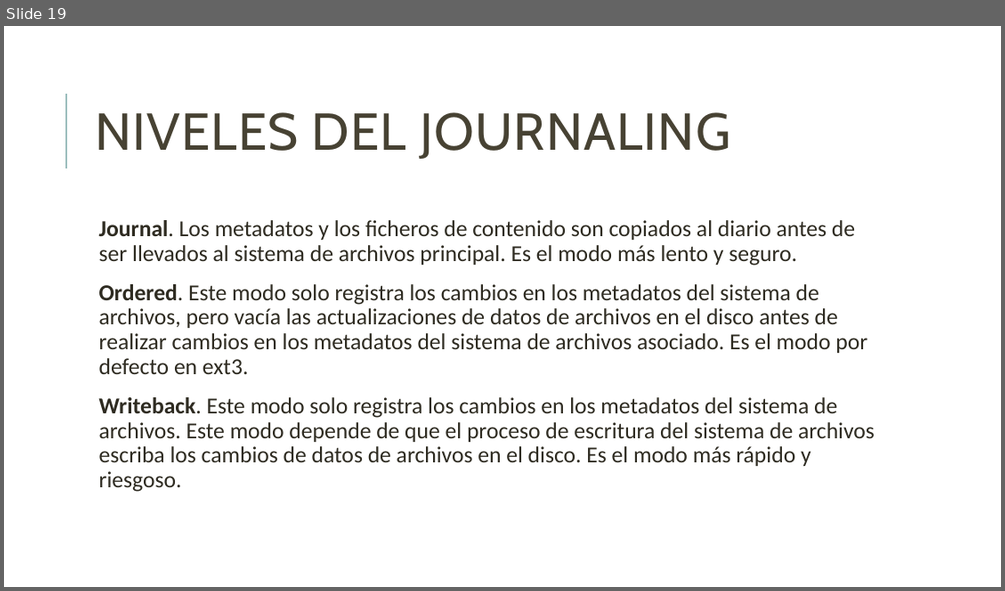
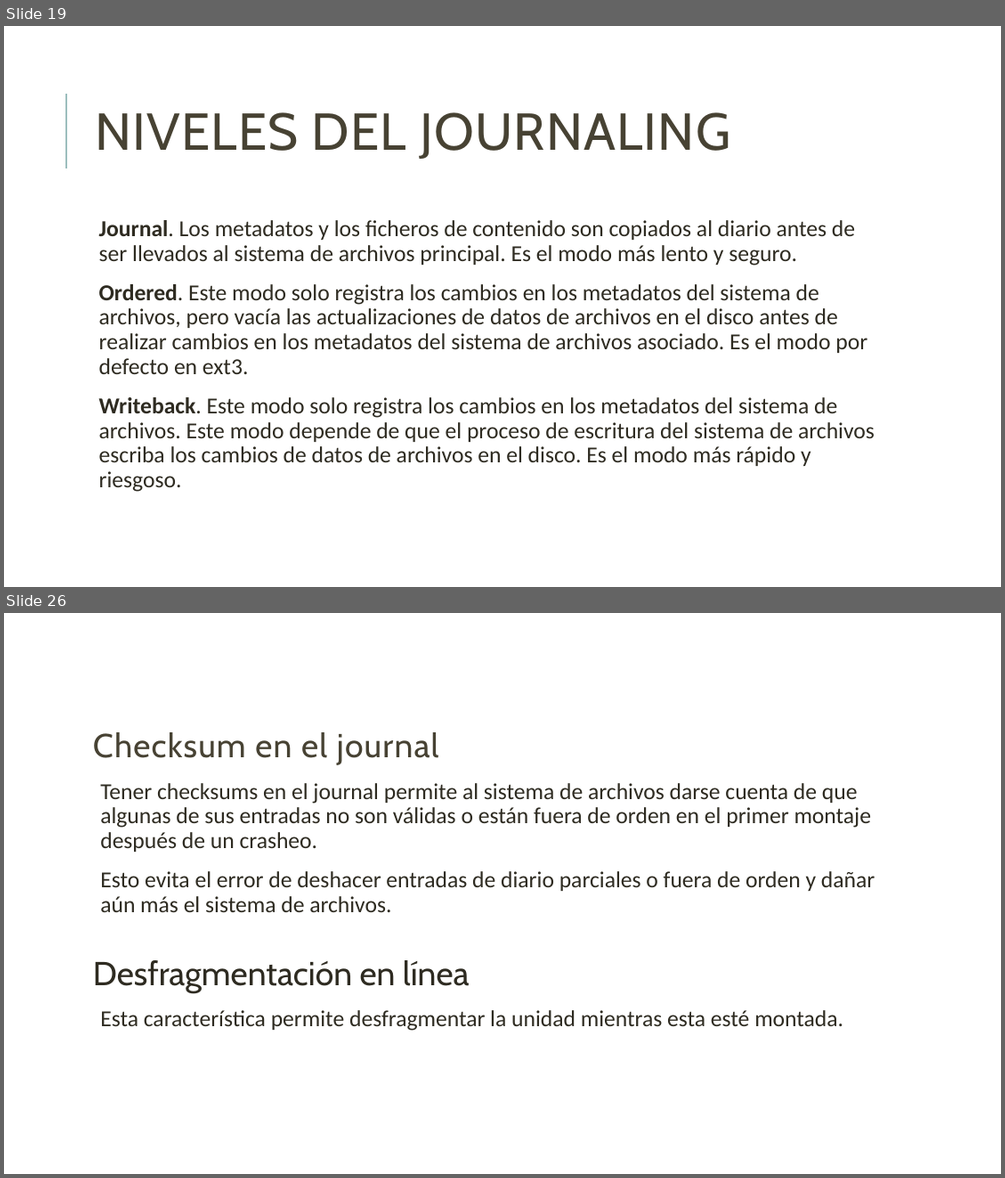
Before and after one commit to unamfi/sistop-2020-1, a slide deck: exposiciones/GonzálezAndrés/Extended.pptx. Shown one above the other, each under a label of ours: slide 19 before the commit, slides 19 and 26 after it; the slides between them are not shown. The pictures are 1005x591 and 1005x1178 pixels, drawn with LibreOffice and Linux fonts; fonts in the diff are those of the drawing. Boxes give left, top, right and bottom in pixels: in the first picture for what was removed or moved away, otherwise in the second. Text is boxed around its words. In the diff, an @@ line names an element or a change of style, - is before the commit and + after.

```diff
--- a/exposiciones/GonzálezAndrés/Extended.pptx
+++ b/exposiciones/GonzálezAndrés/Extended.pptx
@@ slide 26 added at [4, 613, 1001, 1174], background #FFFFFF @@
@@ text added at [93, 732, 874, 1030], 22 pt, text #2E2B21 @@
+Checksum en el journal
+  Tener checksums en el journal permite al sistema de archivos darse cuenta de que algunas de sus entradas no son válidas o están fuera de orden en el primer montaje después de un crasheo.
+  Esto evita el error de deshacer entradas de diario parciales o fuera de orden y dañar aún más el sistema de archivos.
+Desfragmentación en línea
+  Esta característica permite desfragmentar la unidad mientras esta esté montada.
```
Also in this commit, not shown: 7 other slides added, 1 slide removed.
